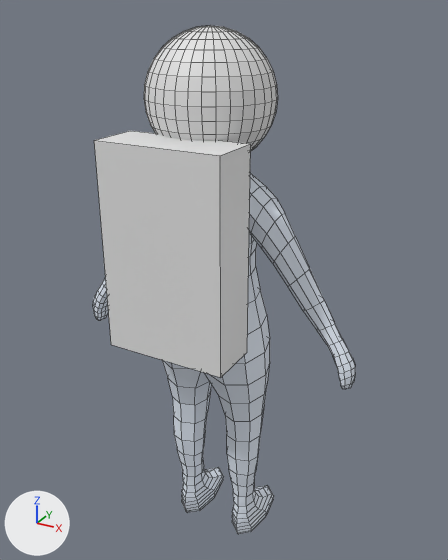
What one commit did to the Blender file astronaut.blend.
The view is the same before and after, from a 50 mm lens placed at (2.36, -4.09, 2.47), pointed at (0.04, 0.12, 0.36). The axes (+X, +Y, +Z) are drawn at lower left. The lights are the same throughout. Mesh edges are drawn as thin lines.
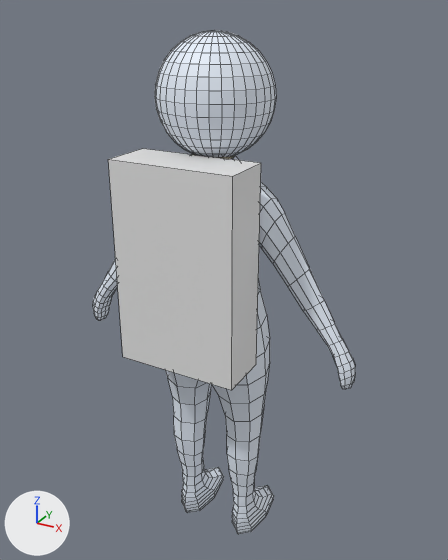
Changed parts and their boxes (x1, y1, x2, y2) in the pictures (448 x 560 px):
'Cube', moved, rescaled: before (94, 131, 251, 378); after (108, 149, 261, 390)
'Sphere', reshaped, moved, rescaled: before (144, 25, 278, 152); after (155, 31, 276, 158)

The change, as a diff of the scene's bpy script:
```diff
--- a/astronaut.blend.py
+++ b/astronaut.blend.py
@@ me_sphere @@
 # used by ob_sphere; location = (0.0, 0.0, 1.863); scale = (0.49, 0.49, 0.49)
-me_sphere.from_pydata(...)  # 482 vertices, 512 faces; spans x -1.0..1.0, y -1.0..1.0, z -1.0..1.0
+me_sphere.from_pydata(...)  # 824 vertices, 886 faces; spans x -1.0..1.0, y -1.0..0.71, z -1.0..1.0
+# me_sphere part 1: 458 faces spanning x -1.0..1.0, y -1.0..0.71, z -1.0..1.0 switch from no material to mat_material_002 (white #ebf3ff)
@@ ob_sphere @@
 ob_sphere = bpy.data.objects.new('Sphere', me_sphere)
-ob_sphere.location = (0.0, 0.0, 1.863)
-ob_sphere.scale = (0.49, 0.49, 0.49)
+ob_sphere.location = (0.0, 0.063, 1.863)
+ob_sphere.scale = (0.455, 0.429, 0.455)
@@ ob_cube @@
 ob_cube = bpy.data.objects.new('Cube', me_cube)
-ob_cube.location = (0.0, -0.543, 0.828)
-ob_cube.scale = (0.497, 0.208, 0.804)
+ob_cube.location = (0.0, -0.393, 0.653)
+ob_cube.scale = (0.507, 0.212, 0.819)
```
